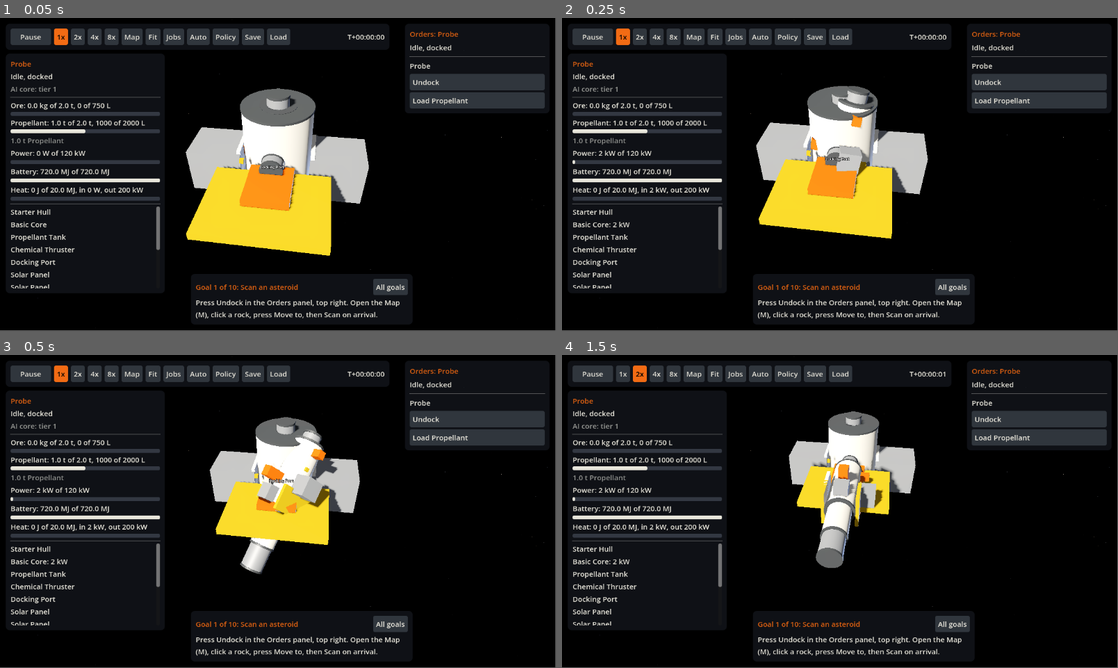
Above: before the commit, frames 1-4 (two rows, left to right).
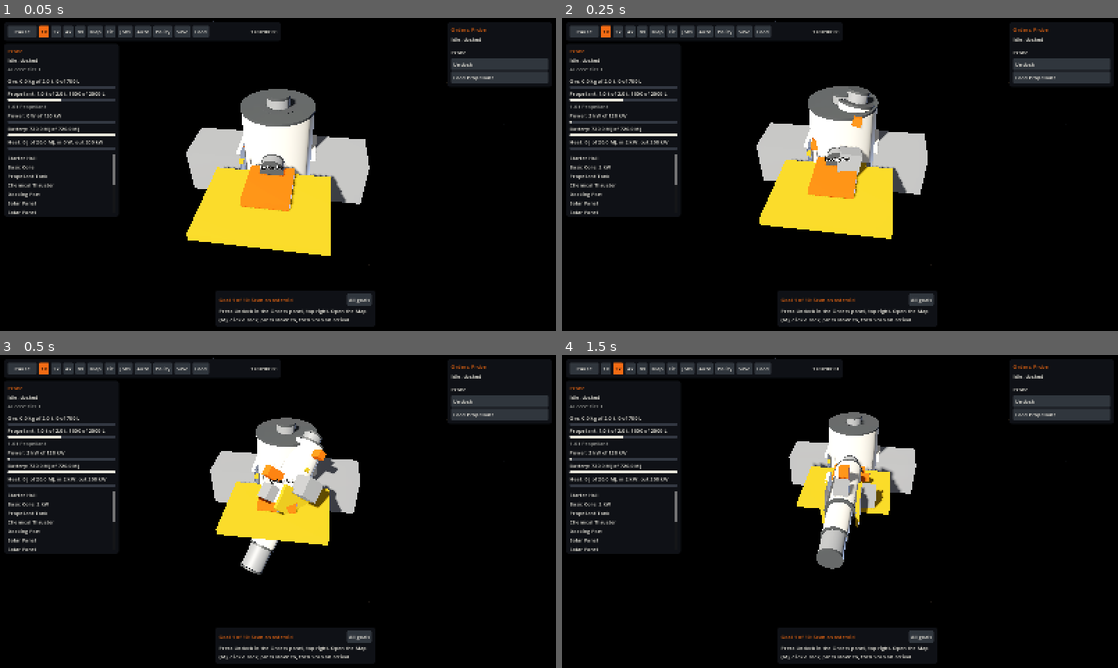
Above: after the commit, the same moments.

Repository: Tunje/spacejunk
Game: Godot game, scene res://client/main.tscn
The game is run twice, just before and just after one commit, with the same random seed, the same clock (stepped at 60 frames per second) and the same inputs.
Inputs:
- Up to frame 1 (0.05 s): no input
- Up to frame 2 (0.25 s): no input
- Up to frame 3 (0.5 s): no input
- Up to frame 4 (1.5 s): click "1x" at 0.5 s; click "2x" at 1.25 s
In our replay, the window is 799x449 before the commit and 800x450 after it. These sizes can differ from the game's own. Grey fills any space a smaller window leaves; there, only what the larger window draws over its background counts as a difference.

The runs differ from the first frame. In frame 1, 13% of the frame differs, in the area x 1-99%, y 0-98%; in frame 2, 14%; in frame 3, 14%; in frame 4, 14%.

Commit message:
Set a 1600x900 window that scales its interface
Co-Authored-By: Claude Opus 5.5 <noreply@anthropic.com>

Diff:
--- a/project.godot
+++ b/project.godot
@@ -8,6 +8,13 @@
 run/main_scene="res://client/main.tscn"
 config/features=PackedStringArray("4.7", "Forward Plus")
 
+[display]
+
+window/size/viewport_width=1600
+window/size/viewport_height=900
+window/stretch/mode="canvas_items"
+window/stretch/aspect="expand"
+
 [editor_plugins]
 
 enabled=PackedStringArray("res://addons/gut/plugin.cfg")
